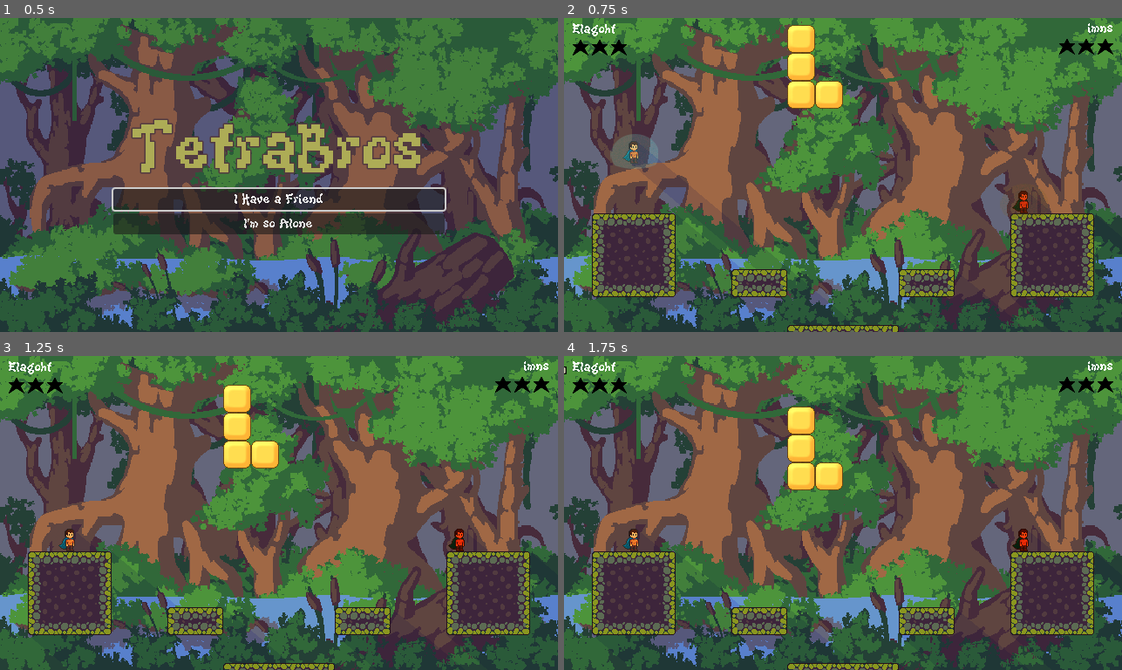
Above: before the commit, frames 1-4 (two rows, left to right).
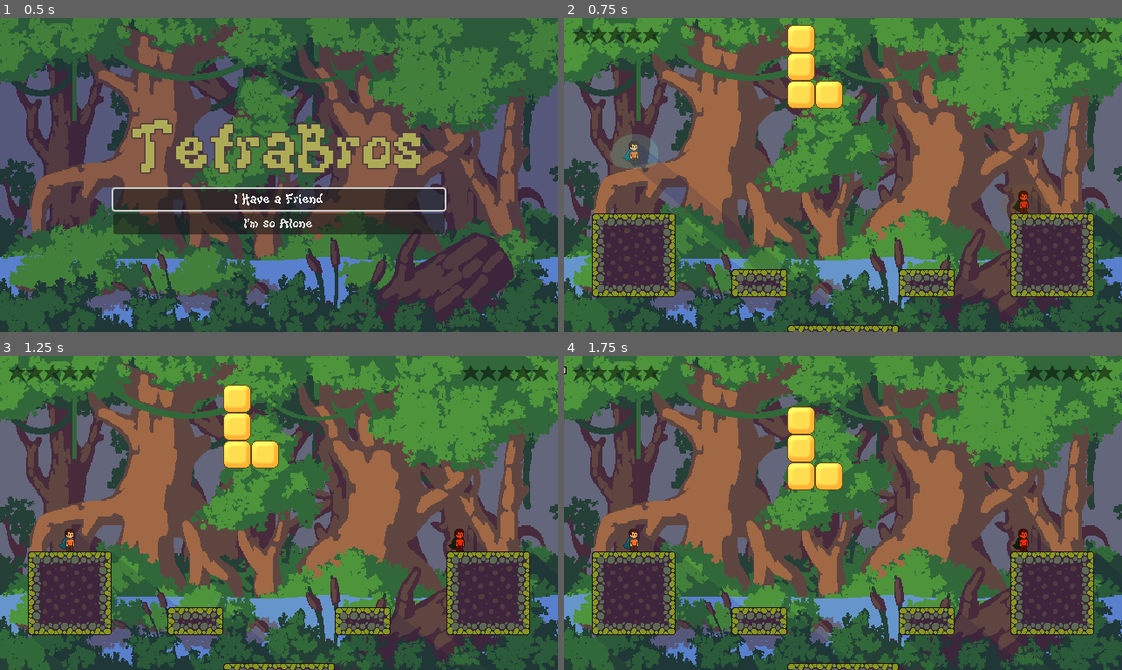
Above: after the commit, the same moments.

Repository: Elagoht/TetraBros
Game: Godot game, scene res://levels/main_menu/MainMenu.tscn
The game is run twice, just before and just after one commit, with the same random seed, the same clock (stepped at 60 frames per second) and the same inputs.
Inputs:
- Up to frame 1 (0.5 s): no input
- Up to frame 2 (0.75 s): click "I Have a Friend" at 0.5 s
- Up to frame 3 (1.25 s): no input
- Up to frame 4 (1.75 s): no input

Frame 1 is identical in both runs. In frame 2, 1.2% of the frame differs, in the area x 1-99%, y 1-12%; in frame 3, 1.2%; in frame 4, 1.2%.

Commit message:
feat: implement scoreboard system and refactor HUD components

Diff:
--- a/entities/player/Player.tscn
+++ b/entities/player/Player.tscn
@@ -37,6 +37,7 @@
 [ext_resource type="Script" uid="uid://bbaj2soa4mlt5" path="res://entities/player/scripts/states/stunned.gd" id="30_stunned"]
 [ext_resource type="Texture2D" uid="uid://vpvfypat5m3t" path="res://entities/player/sprites/block/sphere.png" id="36_ck0hy"]
 [ext_resource type="Script" uid="uid://cnddq2iss3bg7" path="res://entities/player/scripts/sphere.gd" id="37_fs2qx"]
+[ext_resource type="Script" uid="uid://bnkjtshxb0dth" path="res://entities/player/scripts/scoreboard.gd" id="38_g3kjw"]
 
 [sub_resource type="OccluderPolygon2D" id="OccluderPolygon2D_5qbdv"]
 polygon = PackedVector2Array(-7, -23, -4, -26, 2, -26, 4, -24, 5, -13, 5, -6, 4, 0, -5, 0, -7, -17)
@@ -298,6 +299,9 @@
 texture = ExtResource("36_ck0hy")
 script = ExtResource("37_fs2qx")
 
+[node name="Score" type="CanvasLayer" parent="."]
+script = ExtResource("38_g3kjw")
+
 [connection signal="timeout" from="StateMachine/Stunned/StunnedTimer" to="StateMachine/Stunned" method="_on_timer_timeout"]
 [connection signal="timeout" from="StateMachine/Die/DieTimer" to="StateMachine/Die" method="_on_die_timer_timeout"]
 [connection signal="timeout" from="StateMachine/Spell_Fireball/Spell1Timer" to="StateMachine/Spell_Fireball" method="_on_spell_1_timer_timeout"]
--- /dev/null
+++ b/entities/player/scripts/scoreboard.gd
@@ -0,0 +1,36 @@
+extends CanvasLayer
+
+const STAR = preload("res://hud/star.png")
+
+@onready var right_aligned: bool
+
+const SCREEN_WIDTH = 640
+
+func _ready() -> void:
+	right_aligned = owner.player_id < 2
+	refresh_stars()
+
+func refresh_stars() -> void:
+	if Score.score[owner.player_id - 1] > 4:
+		Score.loser = owner.player_id
+		get_tree().change_scene_to_file("res://levels/Winner.tscn")
+
+	# Remove existing stars
+	for child in get_children():
+		if child is Sprite2D:
+			remove_child(child)
+			child.queue_free()
+	var star_spacing = 20
+	var y = 20
+	var max_stars = 5
+	var score = min(Score.score[owner.player_id - 1], max_stars)
+	for index in max_stars:
+		var star_sprite = Sprite2D.new()
+		star_sprite.texture = STAR
+		if right_aligned:
+			star_sprite.position = Vector2(SCREEN_WIDTH - 20 - index * star_spacing, y)
+		else:
+			star_sprite.position = Vector2(20 + index * star_spacing, y)
+		if index >= score:
+			star_sprite.modulate = Color(0, 0, 0, 0.5)
+		add_child(star_sprite)
--- a/entities/player/scripts/states/die.gd
+++ b/entities/player/scripts/states/die.gd
@@ -4,6 +4,7 @@
 @onready var collision: CollisionShape2D = %Collision
 
 const PLAYER = preload("res://entities/player/Player.tscn")
+@onready var score: CanvasLayer = $"../../Score"
 
 func enter() -> void:
 	owner.sprites.play("die")
@@ -12,6 +13,9 @@
 	if owner.global_position.y > 500:
 		owner.global_position = Vector2(320, 500)
 	$DieTimer.start()
+
+	Score.score[owner.player_id - 1] += 1
+	score.refresh_stars()
 
 func _on_die_timer_timeout() -> void:
 	var player = PLAYER.instantiate()
--- a/entities/player/scripts/states/jump.gd
+++ b/entities/player/scripts/states/jump.gd
@@ -26,7 +26,7 @@
 			state_machine.transition_to("move")
 
 func _unhandled_input(event: InputEvent) -> void:
-	if event.is_action_pressed("move_up" + player_suffix):
+	if event.is_action_pressed("move_up" +  "_" + str(owner.player_id)):
 		owner.jump_count += 1
 
 func handle_input(event: InputEvent) -> void:
--- /dev/null
+++ b/hud/Score.gd
@@ -0,0 +1,5 @@
+extends Node
+
+var score = [0, 0]
+
+var loser = 0
--- a/hud/scoreboard/ScoreBoard.tscn
+++ /dev/null
@@ -1,31 +0,0 @@
-[gd_scene load_steps=3 format=3 uid="uid://dldc6kn3d51mx"]
-
-[ext_resource type="Script" uid="uid://c6j8mudbhvydb" path="res://hud/scoreboard/score_board.gd" id="1_eipgc"]
-[ext_resource type="PackedScene" uid="uid://kki1dbdcnjfp" path="res://hud/scoreboard/player_hud.tscn" id="1_hojm0"]
-
-[node name="ScoreBoard" type="Control" node_paths=PackedStringArray("player_hud", "player_2hud")]
-top_level = true
-layout_mode = 3
-anchors_preset = 0
-script = ExtResource("1_eipgc")
-player_hud = NodePath("PlayerHUD")
-player_2hud = NodePath("Player2HUD")
-
-[node name="PlayerHUD" parent="." instance=ExtResource("1_hojm0")]
-layout_mode = 2
-offset_left = 10.0
-offset_top = 5.0
-offset_right = 68.0
-offset_bottom = 32.0
-player_name = "Elagoht"
-
-[node name="Player2HUD" parent="." instance=ExtResource("1_hojm0")]
-layout_mode = 2
-offset_left = 568.0
-offset_top = 4.0
-offset_right = 626.0
-offset_bottom = 31.0
-alignment = 2
-player_name = "imns"
-id = 1
-revert = true
--- a/hud/scoreboard/player_hud.gd
+++ /dev/null
@@ -1,31 +0,0 @@
-extends VBoxContainer
-
-@export var player_name: String = ""
-@export var id: int = 0
-@export var revert: bool = false
-
-const star_resource = preload("res://hud/scoreboard/star.png")
-
-func _ready() -> void:
-	$PlayerName.text = player_name
-	if revert:
-		$PlayerName.horizontal_alignment = 2
-
-func update_score(new_score: int) -> void:
-	var stars = []
-	for i in range(3):
-		var star = TextureRect.new()
-		star.texture = star_resource
-		star.modulate = Color(1, 1, 1) if i < new_score else Color(0, 0, 0)
-		stars.append(star)
-
-	if revert:
-		stars.reverse()
-
-	clear_container($Stars)
-	for star in stars:
-		$Stars.add_child(star)
-
-func clear_container(container: Control) -> void:
-	for child in container.get_children():
-		child.queue_free()
--- a/hud/scoreboard/player_hud.tscn
+++ /dev/null
@@ -1,21 +0,0 @@
-[gd_scene load_steps=4 format=3 uid="uid://kki1dbdcnjfp"]
-
-[ext_resource type="Script" uid="uid://dk6lhq52t2x0n" path="res://hud/scoreboard/player_hud.gd" id="1_11wgq"]
-[ext_resource type="FontFile" uid="uid://lawbeh6q3yw7" path="res://fonts/KiwiSoda.ttf" id="2_i3tah"]
-
-[sub_resource type="Theme" id="Theme_lbb38"]
-default_font = ExtResource("2_i3tah")
-
-[node name="PlayerHUD" type="VBoxContainer"]
-offset_right = 320.0
-offset_bottom = 64.0
-script = ExtResource("1_11wgq")
-metadata/_edit_lock_ = true
-
-[node name="PlayerName" type="Label" parent="."]
-layout_mode = 2
-theme = SubResource("Theme_lbb38")
-text = "Elagoht"
-
-[node name="Stars" type="HBoxContainer" parent="."]
-layout_mode = 2
--- a/hud/scoreboard/score_board.gd
+++ /dev/null
@@ -1,19 +0,0 @@
-extends Control
-
-@export var player_hud: VBoxContainer
-@export var player_2hud: VBoxContainer
-
-@onready var score = Vector2i(0, 0)
-
-func _ready() -> void:
-	update_scoreboard()
-
-func score_to_player(id: int) -> void:
-	score[id] += 1
-	update_scoreboard()
-
-func update_scoreboard() -> void:
-	if player_hud:
-		player_hud.update_score(score.x)
-	if player_2hud:
-		player_2hud.update_score(score.y)
--- a/levels/ArenaOne.tscn
+++ b/levels/ArenaOne.tscn
@@ -1,11 +1,10 @@
-[gd_scene load_steps=7 format=4 uid="uid://ckqx7wils74w3"]
+[gd_scene load_steps=6 format=4 uid="uid://ckqx7wils74w3"]
 
 [ext_resource type="PackedScene" uid="uid://pc6yh8yh6t1t" path="res://environment/tilemaps/static.tscn" id="1_ftj8y"]
 [ext_resource type="PackedScene" uid="uid://bvgmojghht3fg" path="res://entities/player/Player.tscn" id="1_rj4p4"]
 [ext_resource type="PackedScene" uid="uid://cv5eqjnj6v6i7" path="res://environment/tilemaps/tetris.tscn" id="3_b7opo"]
 [ext_resource type="Texture2D" uid="uid://d1t00tktunkj5" path="res://environment/tilemaps/Background.png" id="3_ftj8y"]
 [ext_resource type="PackedScene" uid="uid://cic6crxgmxrso" path="res://entities/laser/machine/laser_turret.tscn" id="5_auxpv"]
-[ext_resource type="PackedScene" uid="uid://dldc6kn3d51mx" path="res://hud/scoreboard/ScoreBoard.tscn" id="6_o1ysh"]
 
 [node name="ArenaOne" type="Node2D"]
 
@@ -38,5 +37,3 @@
 [node name="LaserTurret" parent="." instance=ExtResource("5_auxpv")]
 top_level = true
 position = Vector2(36, 0)
-
-[node name="ScoreBoard" parent="." instance=ExtResource("6_o1ysh")]
--- /dev/null
+++ b/levels/Winner.tscn
@@ -0,0 +1,25 @@
+[gd_scene load_steps=5 format=3 uid="uid://df3banyv4b7a1"]
+
+[ext_resource type="Texture2D" uid="uid://d1t00tktunkj5" path="res://environment/tilemaps/Background.png" id="1_bfho5"]
+[ext_resource type="FontFile" uid="uid://lawbeh6q3yw7" path="res://fonts/KiwiSoda.ttf" id="2_br8jl"]
+[ext_resource type="Script" uid="uid://cv8f46jgywa2l" path="res://levels/winner.gd" id="2_u4o8b"]
+
+[sub_resource type="Theme" id="Theme_cyj6x"]
+default_font = ExtResource("2_br8jl")
+default_font_size = 64
+
+[node name="Winner" type="Node2D"]
+
+[node name="Background" type="Sprite2D" parent="."]
+position = Vector2(320, 180)
+scale = Vector2(1.11111, 1.11111)
+texture = ExtResource("1_bfho5")
+
+[node name="WinnerLabel" type="Label" parent="."]
+offset_left = 153.0
+offset_top = 149.0
+offset_right = 493.0
+offset_bottom = 213.0
+theme = SubResource("Theme_cyj6x")
+text = "Player 1 won!"
+script = ExtResource("2_u4o8b")
--- /dev/null
+++ b/levels/winner.gd
@@ -0,0 +1,14 @@
+extends Label
+
+var winner
+
+func _ready() -> void:
+	var loser = Score.loser
+	var winner: int
+	match loser:
+		1:
+			winner = 2
+		2:
+			winner = 1
+
+	text = "Player " + str(winner) + " won!"
--- a/project.godot
+++ b/project.godot
@@ -17,7 +17,7 @@
 
 [autoload]
 
-ScoreBoard="*res://hud/scoreboard/score_board.gd"
+Score="*res://hud/Score.gd"
 
 [display]
 
Not shown: 1 places in entities/player/Player.tscn that only renumber resources
Not shown, added: entities/player/scripts/scoreboard.gd.uid
Not shown, added: hud/Score.gd.uid
Not shown, removed: hud/scoreboard/player_hud.gd.uid
Not shown, removed: hud/scoreboard/score_board.gd.uid
Renamed: hud/scoreboard/star.png -> hud/star.png
Not shown, changed: hud/star.png.import
Not shown, added: levels/winner.gd.uid
